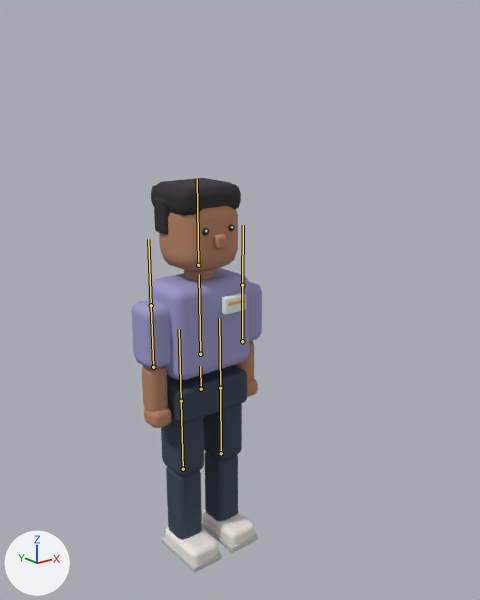
Renders of the glTF model public/models/host.glb from each side of a commit.
Camera for both pictures: a 50 mm camera at (-1.67, -2.37, 1.27) aimed at (0.06, -0.2, 0.4). Lighting does not change. The marker at lower left points along +X, +Y and +Z. The picture after the commit comes second. The bones that bend it are drawn over the model as lines.
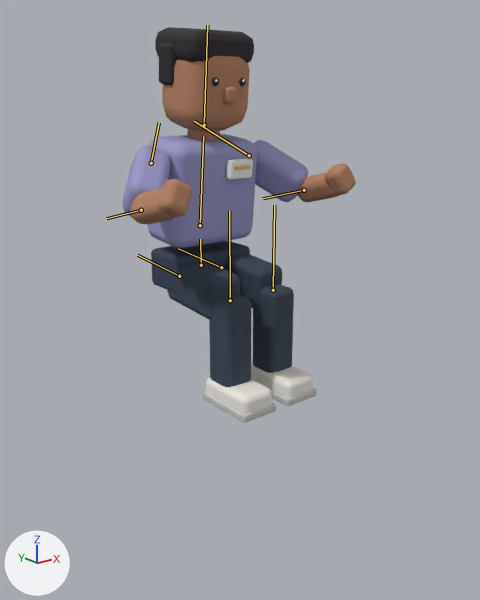
The newer file adds an action. The first version stands in its rest pose; the second is drawn at frame 6 of the action 'Applaud'.

Boxes (x1, y1, x2, y2) around the edits, measured in the pictures (480 x 600 px):
'Mesh_0', posed (78% wider)
    before: (131, 178, 262, 573)
    after: (122, 27, 356, 423)
bone 'Hips', root to tip
    before: (201, 389) to (200, 366)
    after: (201, 265) to (200, 239)
bone 'Spine', root to tip
    before: (200, 354) to (199, 274)
    after: (200, 225) to (203, 136)
bone 'Head', root to tip
    before: (198, 265) to (197, 178)
    after: (204, 125) to (207, 25)
bone 'ArmL', root to tip
    before: (151, 305) to (148, 239)
    after: (151, 163) to (159, 122)
bone 'ForeL', root to tip
    before: (153, 367) to (151, 305)
    after: (141, 210) to (106, 218)
bone 'ArmR', root to tip
    before: (242, 285) to (243, 225)
    after: (249, 155) to (194, 121)
bone 'ForeR', root to tip
    before: (242, 341) to (242, 285)
    after: (304, 190) to (263, 198)
bone 'LegL', root to tip
    before: (181, 401) to (179, 329)
    after: (179, 276) to (137, 255)
bone 'ShinL', root to tip
    before: (183, 469) to (181, 401)
    after: (230, 300) to (229, 211)
bone 'LegR', root to tip
    before: (220, 388) to (219, 318)
    after: (221, 267) to (178, 248)
bone 'ShinR', root to tip
    before: (221, 453) to (220, 388)
    after: (273, 290) to (274, 205)

The edits, one by one:
Bone 'Hips' (bone_hips) moves from (0.0, 0.0, 0.0) to (0.0, 0.613, 0.018).
Bone 'Spine' (bone_spine) turns from (0, 0, 0) to (5, 0, 0) degrees about its own x, y and z.
Bone 'Head' (bone_head) turns from (0, 0, 0) to (0, 1, 0) degrees about its own x, y and z.
Bone 'ArmL' (bone_arml) turns from (0, 0, 0) to (-52, -28, -20) degrees about its own x, y and z.
Bone 'ForeL' (bone_forel) turns from (0, 0, 0) to (-56, 17, 11) degrees about its own x, y and z.
Bone 'ArmR' (bone_armr) turns from (0, 0, 0) to (-52, 28, 20) degrees about its own x, y and z.
Bone 'ForeR' (bone_forer) turns from (0, 0, 0) to (-56, -17, -11) degrees about its own x, y and z.
Bone 'LegL' (bone_legl) turns from (0, 0, 0) to (-86, 0, 0) degrees about its own x, y and z.
Bone 'ShinL' (bone_shinl) turns from (0, 0, 0) to (86, 0, 0) degrees about its own x, y and z.
Bone 'LegR' (bone_legr) turns from (0, 0, 0) to (-86, 0, 0) degrees about its own x, y and z.
Bone 'ShinR' (bone_shinr) turns from (0, 0, 0) to (86, 0, 0) degrees about its own x, y and z.
